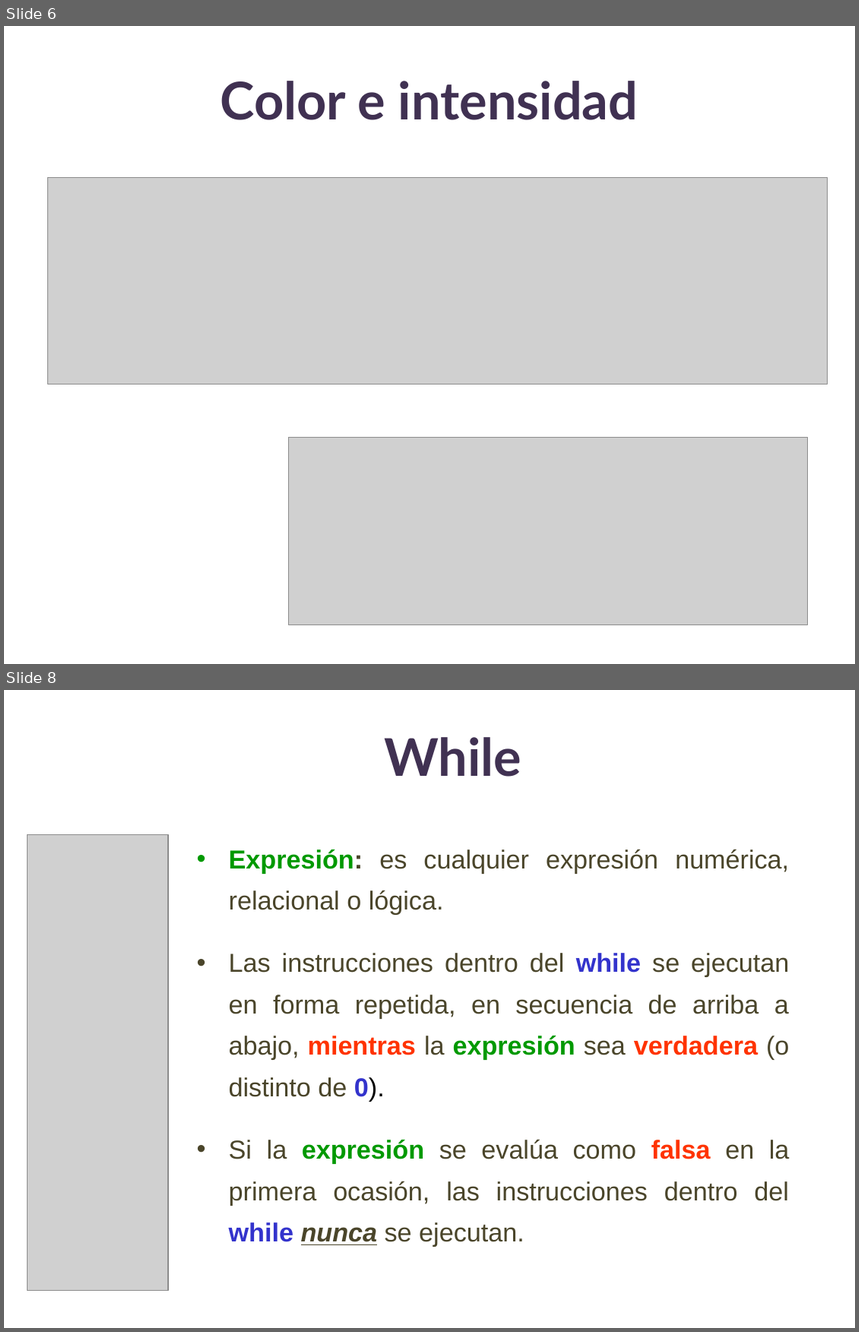
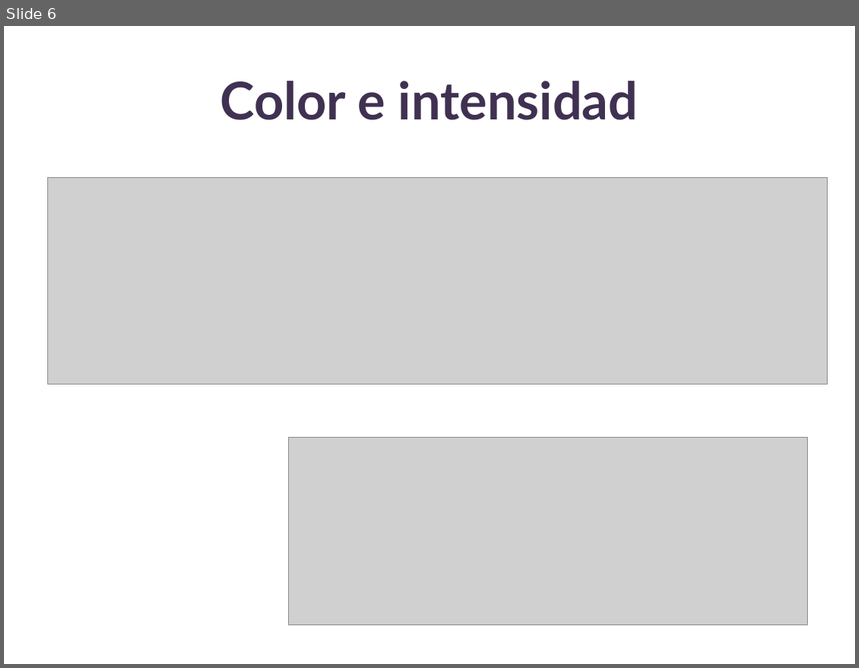
Before and after one commit to lizetheP/Tecnologias, a slide deck: Calendario/Presentaciones/0_Colores.pptx. Shown one above the other, each under a label of ours: slides 6 and 8 before the commit, slide 6 after it; the slides between them are not shown. The pictures are 859x1332 and 859x668 pixels, drawn with LibreOffice and Linux fonts; fonts in the diff are those of the drawing; grey boxes stand for pictures. Boxes give left, top, right and bottom in pixels: in the first picture for what was removed or moved away, otherwise in the second. Text is boxed around its words. In the diff, an @@ line names an element or a change of style, - is before the commit and + after.

```diff
--- a/Calendario/Presentaciones/0_Colores.pptx
+++ b/Calendario/Presentaciones/0_Colores.pptx
@@ slide 8 removed at (4, 690, 855, 1328), background #FFFFFF @@
@@ title removed at (384, 737, 522, 777) @@
-While
@@ picture removed at (28, 834, 168, 1290) @@
@@ text removed at (229, 849, 790, 1247) @@
-• Expresión: es cualquier expresión numérica, relacional o lógica.
-• Las instrucciones dentro del while se ejecutan en forma repetida, en secuencia de arriba a abajo, mientras la expresión sea verdadera (o distinto de 0).
-• Si la expresión se evalúa como falsa en la primera ocasión, las instrucciones dentro del while nunca se ejecutan.
```
Also in this commit, not shown: 49 other slides removed, 5 other files.
